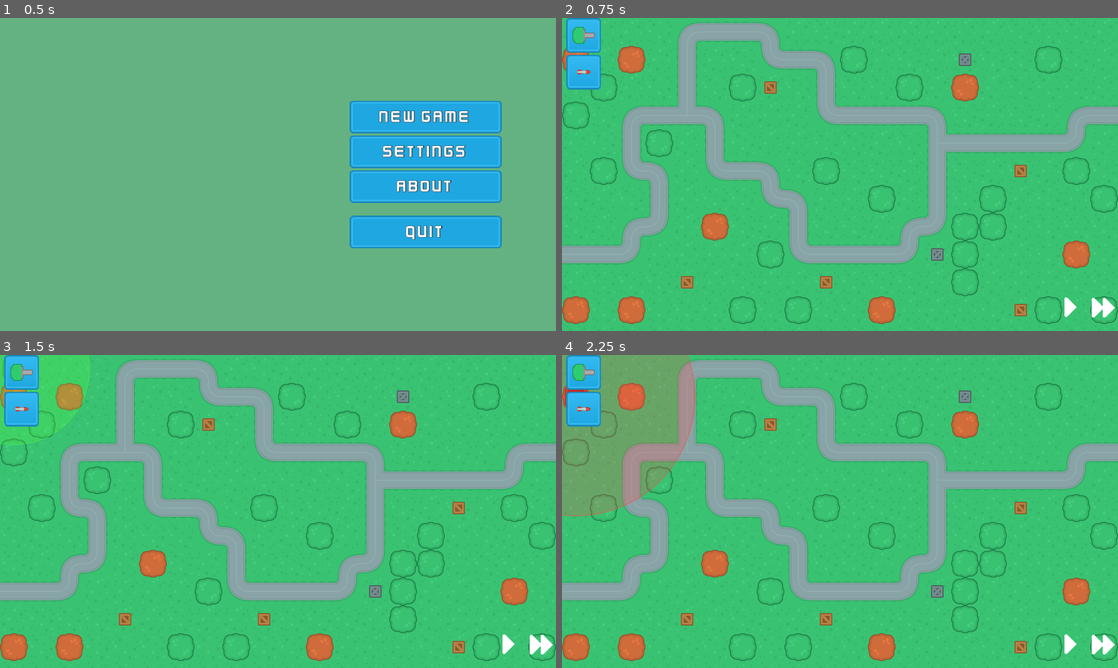
Above: before the commit, frames 1-4 (two rows, left to right).
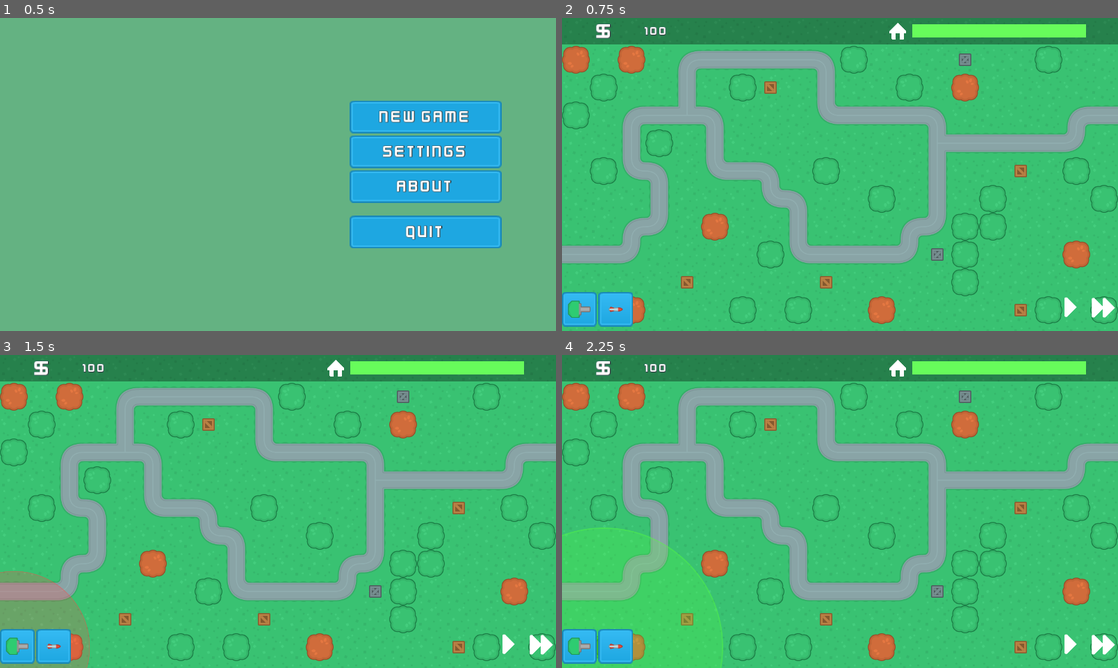
Above: after the commit, the same moments.

Repository: probitie/towerdefence
Game: Godot game, scene res://SceneHandler.tscn
Same seed, same stepped clock (60 frames per second), same inputs: the game is played once before the commit and once after it.
Inputs (mouse positions are in pixels of both pictures, inside the frame that each line leads up to; where the layout moved, square brackets give the same spot in the first picture):
- Up to frame 1 (0.5 s): no input
- Up to frame 2 (0.75 s): click "New Game" at 0.5 s
- Up to frame 3 (1.5 s): click (16, 646) [22, 373] at 1.25 s
- Up to frame 4 (2.25 s): click (617, 646) [584, 408] at 2 s

Frame 1 is identical in both runs. In frame 2, 12% of the frame differs, in the area x 0-100%, y 0-99%; in frame 3, 15%; in frame 4, 21%, in the area x 0-100%, y 0-100%.

Commit message:
infobar, hp bar, end game case

Diff:
--- a/SceneHandler.gd
+++ b/SceneHandler.gd
@@ -1,13 +1,23 @@
 extends Node
 
 func _ready():
-	$MainMenu/M/VB/NewGame.connect("pressed", self, "on_new_game_pressed")
-	$MainMenu/M/VB/Quit.connect("pressed", self, "on_quit_pressed")
+	load_main_menu()
 
 func on_new_game_pressed():
 	$MainMenu.queue_free()
 	var game_scene = load("res://scenes/main/GameScene.tscn").instance()
+	game_scene.connect("game_finished", self, 'unload_game')
 	add_child(game_scene)
 
 func on_quit_pressed():
 	get_tree().quit()
+
+func unload_game(result):
+	$GameScene.queue_free()
+	var main_menu = load("res://scenes/ui/MainMenu.tscn").instance()
+	add_child(main_menu)
+	load_main_menu()
+
+func load_main_menu():
+	$MainMenu/M/VB/NewGame.connect("pressed", self, "on_new_game_pressed")
+	$MainMenu/M/VB/Quit.connect("pressed", self, "on_quit_pressed")
--- /dev/null
+++ b/resources/fonts/knf_30_o1.tres
@@ -0,0 +1,10 @@
+[gd_resource type="DynamicFont" load_steps=2 format=2]
+
+[ext_resource path="res://assets/fonts/Kenney Future Narrow.ttf" type="DynamicFontData" id=1]
+
+[resource]
+size = 30
+outline_size = 1
+outline_color = Color( 0.227451, 0.356863, 0.411765, 0.556863 )
+use_filter = true
+font_data = ExtResource( 1 )
--- /dev/null
+++ b/resources/fonts/knf_50_o1.tres
@@ -0,0 +1,10 @@
+[gd_resource type="DynamicFont" load_steps=2 format=2]
+
+[ext_resource path="res://assets/fonts/Kenney Future Narrow.ttf" type="DynamicFontData" id=1]
+
+[resource]
+size = 50
+outline_size = 1
+outline_color = Color( 0.227451, 0.356863, 0.411765, 0.556863 )
+use_filter = true
+font_data = ExtResource( 1 )
--- a/scenes/enemies/BlueTank.gd
+++ b/scenes/enemies/BlueTank.gd
@@ -1,7 +1,10 @@
 extends PathFollow2D
+
+signal base_damage(damage)
 
 var speed = 150
 var hp = 100
+var base_damage = 21
 
 onready var health_bar = $HealthBar
 onready var impact_area = $Impact
@@ -14,11 +17,15 @@
 	health_bar.set_as_toplevel(true) # disconnect position, rotation of the tank from hp bar
 
 func _physics_process(delta):
+	if unit_offset == 1.0:
+		emit_signal("base_damage", base_damage)
+		queue_free()
 	move(delta)
-	health_bar.set_position(position + Vector2(-22, -29))
 
 func move(delta):
 	set_offset(get_offset() + speed * delta)
+	health_bar.set_position(position + Vector2(-22, -29))
+
 
 func on_hit(damage):
 	impact()
--- a/scenes/main/GameScene.gd
+++ b/scenes/main/GameScene.gd
@@ -1,4 +1,6 @@
 extends Node2D
+
+signal game_finished(result)
 
 var map_node
 var build_mode
@@ -6,8 +8,11 @@
 var build_type
 var build_valid
 var build_tile
+
 var current_wave = 0
 var enemies_in_wave = 0
+
+var base_health = 100
 
 func _ready():
 	map_node = $Map1
@@ -36,8 +41,8 @@
 
 func retrieve_wave_data():
 	var wave_data = [["BlueTank", 3.0], ["BlueTank", 0.1]]
-	for i in range(current_wave + 1):
-		wave_data.append(["BlueTank", 0.1 + i*0.1])
+	for i in range(10):
+		wave_data.append(["BlueTank", 0.3])
 	current_wave += 1
 	enemies_in_wave = wave_data.size()
 	return wave_data
@@ -46,8 +51,16 @@
 	var wave_data = retrieve_wave_data()
 	for i in wave_data:
 		var new_enemy = load("res://scenes/enemies/" + i[0] + ".tscn").instance()
+		new_enemy.connect("base_damage", self, "on_base_damage")
 		map_node.get_node("Path").add_child(new_enemy, true)
 		yield(get_tree().create_timer(i[1]), "timeout")
+
+func on_base_damage(damage):
+	base_health -= damage
+	if base_health <= 0:
+		emit_signal("game_finished", false)
+	else:
+		$UI.update_health_bar(base_health)
 
 ##
 ## BUILD FUNCTIONS
--- a/scenes/main/GameScene.tscn
+++ b/scenes/main/GameScene.tscn
@@ -9,6 +9,10 @@
 [ext_resource path="res://assets/icons/pause.png" type="Texture" id=7]
 [ext_resource path="res://assets/icons/right.png" type="Texture" id=8]
 [ext_resource path="res://assets/icons/fastForward.png" type="Texture" id=9]
+[ext_resource path="res://resources/fonts/knf_30_o1.tres" type="DynamicFont" id=10]
+[ext_resource path="res://resources/fonts/knf_50_o1.tres" type="DynamicFont" id=11]
+[ext_resource path="res://assets/ui/HPbar.jpg" type="Texture" id=12]
+[ext_resource path="res://assets/ui/home.png" type="Texture" id=13]
 
 [node name="GameScene" type="Node2D"]
 script = ExtResource( 5 )
@@ -23,15 +27,17 @@
 anchor_bottom = 1.0
 mouse_filter = 2
 
-[node name="BuildBar" type="VBoxContainer" parent="UI/HUD"]
-margin_right = 100.0
-margin_bottom = 400.0
-rect_min_size = Vector2( 100, 400 )
+[node name="BuildBar" type="HBoxContainer" parent="UI/HUD"]
+anchor_top = 1.0
+anchor_bottom = 1.0
+margin_top = -100.0
+margin_right = 164.0
+rect_min_size = Vector2( 100, 100 )
 
 [node name="Gun" type="TextureButton" parent="UI/HUD/BuildBar" groups=["build_buttons"]]
-margin_left = 10.0
-margin_right = 90.0
-margin_bottom = 80.0
+margin_top = 10.0
+margin_right = 80.0
+margin_bottom = 90.0
 rect_min_size = Vector2( 80, 80 )
 size_flags_horizontal = 4
 size_flags_vertical = 4
@@ -49,10 +55,10 @@
 expand = true
 
 [node name="Missle" type="TextureButton" parent="UI/HUD/BuildBar" groups=["build_buttons"]]
-margin_left = 10.0
-margin_top = 84.0
-margin_right = 90.0
-margin_bottom = 164.0
+margin_left = 84.0
+margin_top = 10.0
+margin_right = 164.0
+margin_bottom = 90.0
 rect_min_size = Vector2( 80, 80 )
 size_flags_horizontal = 4
 size_flags_vertical = 4
@@ -101,5 +107,73 @@
 texture_normal = ExtResource( 9 )
 expand = true
 
+[node name="InfoBar" type="ColorRect" parent="UI/HUD"]
+self_modulate = Color( 0, 0, 0, 0.333333 )
+anchor_right = 1.0
+margin_bottom = 60.0
+rect_min_size = Vector2( 0, 60 )
+
+[node name="H" type="HBoxContainer" parent="UI/HUD/InfoBar"]
+anchor_top = 0.5
+anchor_right = 1.0
+anchor_bottom = 0.5
+margin_top = -30.0
+margin_bottom = 30.0
+size_flags_horizontal = 0
+size_flags_vertical = 0
+
+[node name="Symbol" type="Label" parent="UI/HUD/InfoBar/H"]
+margin_right = 120.0
+margin_bottom = 60.0
+rect_min_size = Vector2( 120, 60 )
+custom_colors/font_color_shadow = Color( 0.168627, 0.168627, 0.168627, 1 )
+custom_fonts/font = ExtResource( 11 )
+text = "$"
+align = 2
+valign = 1
+
+[node name="Money" type="Label" parent="UI/HUD/InfoBar/H"]
+margin_left = 124.0
+margin_right = 244.0
+margin_bottom = 60.0
+rect_min_size = Vector2( 120, 60 )
+custom_colors/font_color_shadow = Color( 0.168627, 0.168627, 0.168627, 1 )
+custom_fonts/font = ExtResource( 10 )
+text = "100"
+align = 2
+valign = 1
+
+[node name="Icon" type="TextureRect" parent="UI/HUD/InfoBar/H"]
+margin_left = 742.0
+margin_right = 802.0
+margin_bottom = 60.0
+rect_min_size = Vector2( 60, 60 )
+size_flags_horizontal = 10
+size_flags_vertical = 9
+texture = ExtResource( 13 )
+expand = true
+
+[node name="HP" type="TextureProgress" parent="UI/HUD/InfoBar/H"]
+margin_left = 806.0
+margin_top = 15.0
+margin_right = 1206.0
+margin_bottom = 45.0
+rect_min_size = Vector2( 400, 30 )
+size_flags_vertical = 4
+value = 100.0
+texture_under = ExtResource( 12 )
+texture_progress = ExtResource( 12 )
+tint_under = Color( 0.211765, 0.211765, 0.211765, 1 )
+tint_progress = Color( 0.403922, 0.988235, 0.356863, 1 )
+nine_patch_stretch = true
+
+[node name="Tween" type="Tween" parent="UI/HUD/InfoBar/H/HP"]
+
+[node name="Control" type="Control" parent="UI/HUD/InfoBar/H"]
+margin_left = 1210.0
+margin_right = 1280.0
+margin_bottom = 60.0
+rect_min_size = Vector2( 70, 0 )
+
 [connection signal="pressed" from="UI/HUD/GameControls/PausePlay" to="UI" method="_on_PausePlay_pressed"]
 [connection signal="pressed" from="UI/HUD/GameControls/SpeedUp" to="UI" method="_on_SpeedUp_pressed"]
--- a/scenes/main/UI.gd
+++ b/scenes/main/UI.gd
@@ -1,4 +1,7 @@
 extends CanvasLayer
+
+onready var hp_bar = $HUD/InfoBar/H/HP
+onready var hp_bar_tween = $HUD/InfoBar/H/HP/Tween
 
 
 func set_tower_preview(tower_type, mouse_position):
@@ -55,3 +58,13 @@
 		Engine.set_time_scale(1.0)
 	else:
 		Engine.set_time_scale(2.0)
+
+func update_health_bar(base_health):
+	hp_bar_tween.interpolate_property(hp_bar, 'value', hp_bar.value, base_health, 0.1, Tween.TRANS_LINEAR, Tween.EASE_IN_OUT)
+	hp_bar_tween.start()
+	if base_health >= 60:
+		hp_bar.set_tint_progress("67fc5b")
+	elif base_health <= 60 and base_health >= 25:
+		hp_bar.set_tint_progress("e1be32")
+	else:
+		hp_bar.set_tint_progress("e11e1e")
--- a/scenes/maps/Map1.tscn
+++ b/scenes/maps/Map1.tscn
@@ -165,7 +165,7 @@
 [node name="TowerExclusion" type="TileMap" parent="."]
 tile_set = SubResource( 2 )
 format = 1
-tile_data = PoolIntArray( 4, 1, 65538, 5, 1, 1, 6, 1, 1, 7, 1, 65539, 65536, 2, 0, 65538, 2, 0, 65540, 1, 0, 65543, 1, 65540, 65544, 1, 1, 65545, 1, 65539, 65546, 3 …(1255 unchanged characters)…
+tile_data = PoolIntArray( 65536, 2, 0, 65538, 2, 0, 65540, 1, 65538, 65541, 1, 1, 65542, 1, 1, 65543, 1, 1, 65544, 1, 1, 65545, 1, 65539, 65546, 3 …(1255 unchanged characters)…
 
 [node name="Path" type="Path2D" parent="."]
 curve = SubResource( 3 )
Binary file added: assets/ui/home.png
Not shown, added: assets/ui/home.png.import
Not shown: 1 places in scenes/main/GameScene.tscn that only renumber resources
